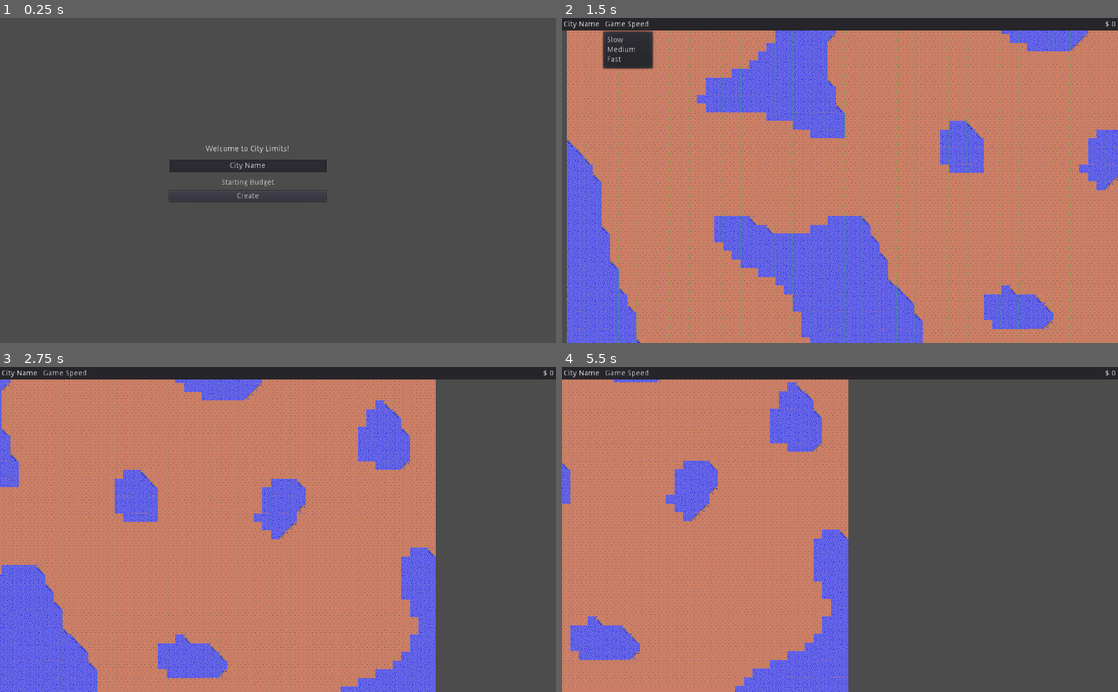
Above: before the commit, frames 1-4 (two rows, left to right).
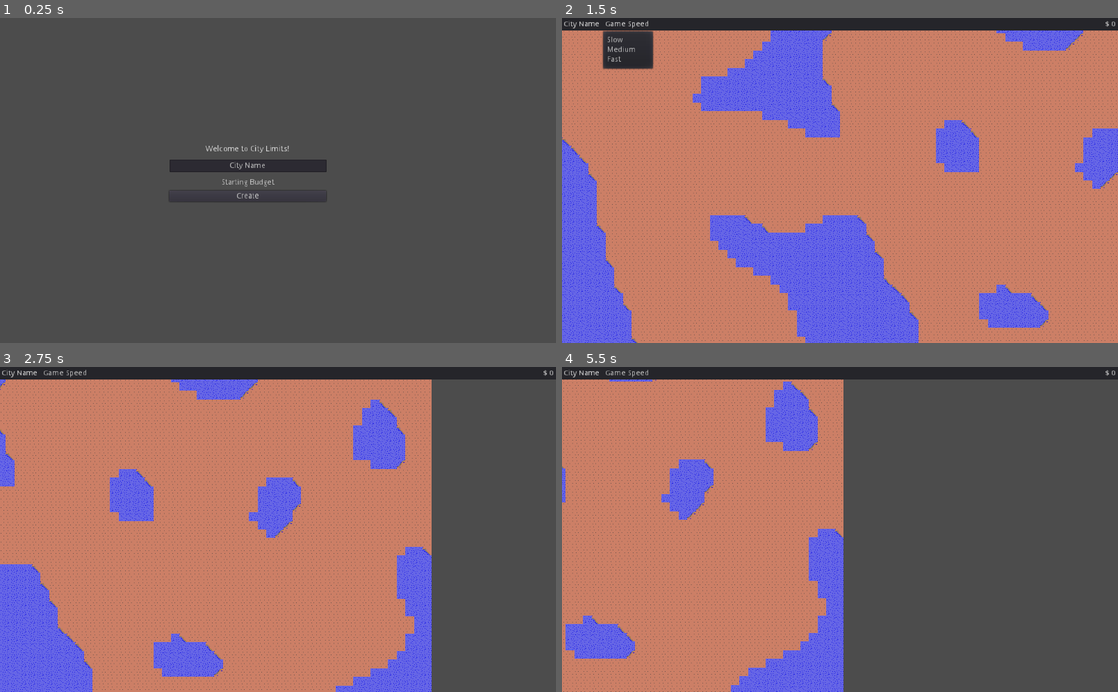
Above: after the commit, the same moments.

Repository: tonytins/citylimits
Game: Godot game, scene res://scenes/titlescreen.tscn
The game is run twice, just before and just after one commit, with the same random seed, the same clock (stepped at 60 frames per second) and the same inputs.
Inputs (mouse positions are in pixels of both pictures, inside the frame that each line leads up to):
- Up to frame 1 (0.25 s): no input
- Up to frame 2 (1.5 s): click "Create" at 0.5 s; click "Game Speed" at 1.25 s
- Up to frame 3 (2.75 s): tap Enter at 2 s; move the mouse to (400, 513) at 2.02 s; hold Right (ui_right) from 2.03 s (still down); hold Ctrl from 2.03 s (still down); click (400, 513) at 2.17 s
- Up to frame 4 (5.5 s): move the mouse to (728, 545) at 2.77 s; release Right (ui_right) at 2.78 s; release Ctrl at 2.78 s; hold Down (ui_down) 2.78-3.53 s; tap Ctrl at 2.85, 4.35 s; move the mouse to (895, 458) at 3.52 s; hold Right (ui_right) 3.53-4.28 s; hold Ctrl 3.53-4.28 s; move the mouse to (812, 594) at 4.27 s; hold Up (ui_up) 4.28-5.03 s; click (812, 594) at 4.42 s; move the mouse to (1006, 578) at 5.02 s; hold Left (ui_left) from 5.03 s (still down); hold Ctrl from 5.03 s (still down)

The runs differ from the first frame. In frame 1, 0.1% of the frame differs, in the area x 37-52%, y 39-56%; in frame 2, 17%, in the area x 0-100%, y 0-100%; in frame 3, 12%; in frame 4, 7.8%.

Commit message:
UI sprites
- Enabled pixel snapping
- Disabled resizing

Diff:
--- a/project.godot
+++ b/project.godot
@@ -26,6 +26,7 @@
 
 [display]
 
+window/size/resizable=false
 window/stretch/mode="2d"
 window/stretch/aspect="keep"
 
@@ -42,4 +43,5 @@
 [rendering]
 
 quality/driver/driver_name="GLES2"
+quality/2d/use_pixel_snap=true
 environment/default_environment="res://default_env.tres"
--- a/scenes/game.tscn
+++ b/scenes/game.tscn
@@ -10,6 +10,9 @@
 
 [node name="world" type="Node2D" parent="."]
 script = ExtResource( 4 )
+__meta__ = {
+"_edit_lock_": true
+}
 
 [node name="water" type="TileMap" parent="world"]
 tile_set = ExtResource( 1 )
@@ -22,7 +25,7 @@
 format = 1
 
 [node name="Camera2D" type="Camera2D" parent="world"]
-position = Vector2( 503.506, 302.104 )
+position = Vector2( 512, 304 )
 current = true
 script = ExtResource( 5 )
 
@@ -32,6 +35,7 @@
 anchor_right = 1.0
 anchor_bottom = 1.0
 __meta__ = {
+"_edit_lock_": true,
 "_edit_use_anchors_": false
 }
 
Binary file added: sprites/ui/blue_boxCheckmark.png
Not shown, added: sprites/ui/blue_boxCheckmark.png.import
Binary file added: sprites/ui/blue_boxCross.png
Not shown, added: sprites/ui/blue_boxCross.png.import
Binary file added: sprites/ui/blue_boxTick.png
Not shown, added: sprites/ui/blue_boxTick.png.import
Binary file added: sprites/ui/blue_button00.png
Not shown, added: sprites/ui/blue_button00.png.import
Binary file added: sprites/ui/blue_button01.png
Not shown, added: sprites/ui/blue_button01.png.import
Binary file added: sprites/ui/blue_button02.png
Not shown, added: sprites/ui/blue_button02.png.import
(and 280 more such lines)
